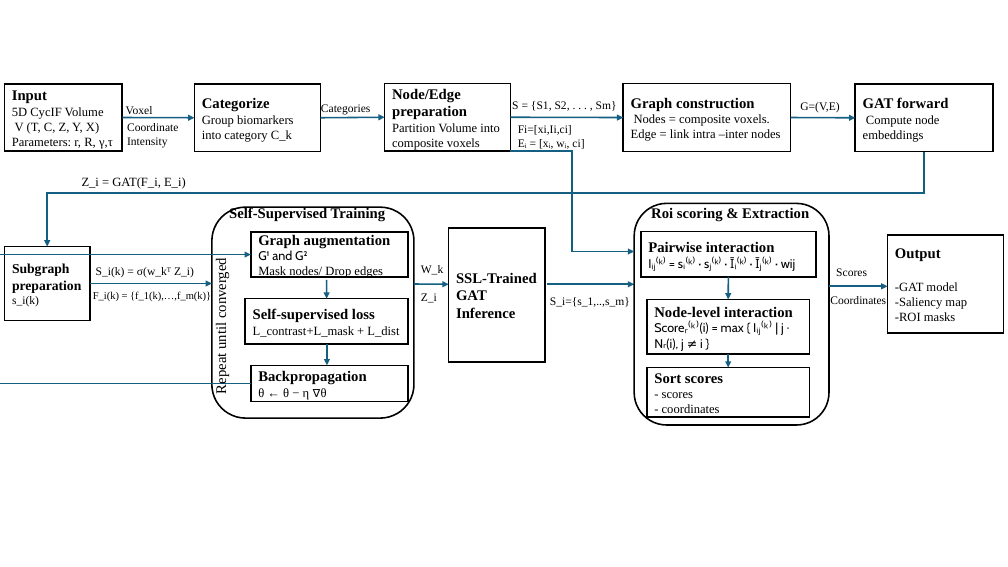
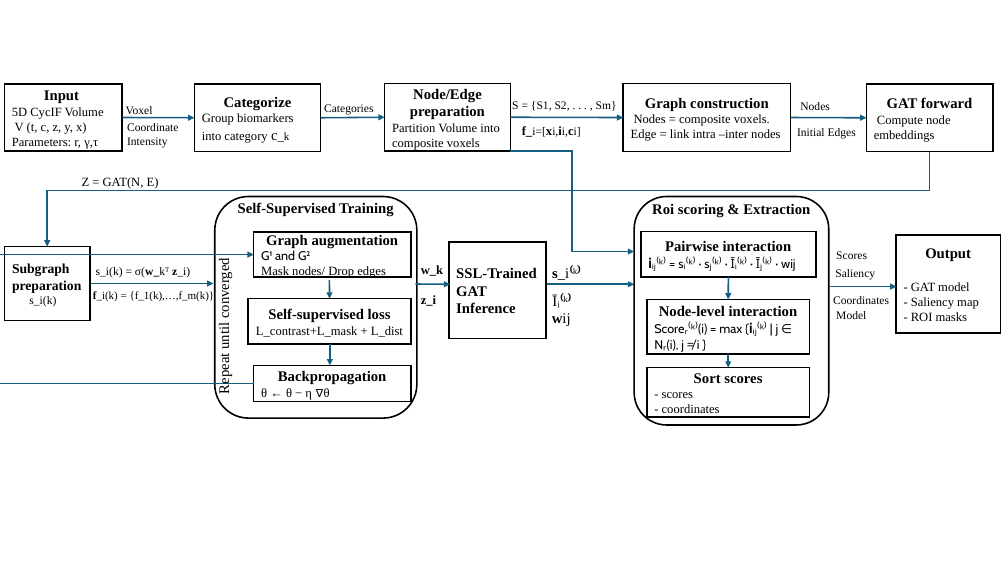
Before and after one commit to Hosseinfatho/SSGAT, a slide deck: slide 1 of flowchart.pptx. Drawn at 1008x567 pixels with LibreOffice and Linux fonts; fonts in the diff are those of the drawing. Boxes give left, top, right and bottom in pixels: in the first picture for what was removed or moved away, otherwise in the second. Text is boxed around its words. In the diff, an @@ line names an element or a change of style, - is before the commit and + after.

```diff
--- a/flowchart.pptx
+++ b/flowchart.pptx
@@ text in rectangle at box(410, 88, 485, 119): alignment left to centre @@
@@ rectangle "GAT forward": place and size @@
-rectangle "GAT forward" at box(855, 84, 993, 152)
+rectangle "GAT forward" at box(867, 84, 993, 152)
@@ text in rectangle at box(12, 107, 104, 149): text changed @@
-5D CycIF Volume V (T, C, Z, Y, X) Parameters: r, R, γ,τ
+5D CycIF Volume V (t, c, z, y, x) Parameters: r, γ,τ
@@ text in rectangle at box(44, 90, 79, 103): alignment left to centre @@
@@ text in rectangle at box(202, 113, 294, 143): text changed @@
-Group biomarkers into category C_k
+Group biomarkers into category c_k
@@ text in rectangle at box(224, 97, 292, 110): alignment left to centre @@
@@ text in rectangle at box(645, 97, 768, 111): alignment left to centre @@
@@ arrow moved from (791, 117) - (855, 118) to (791, 117) - (867, 118) @@
@@ text at box(800, 102, 830, 110): text changed @@
-G=(V,E)
+Nodes
@@ text in rectangle at box(887, 97, 972, 108): alignment left to centre @@
@@ text at box(522, 126, 546, 137): text changed @@
-Fi=[xi,Ii,ci]
-Eᵢ = [xᵢ, wᵢ, ci]
+f_i=[xi,ii,ci]
@@ text added at box(797, 128, 856, 139), 11 pt, text #000000 @@
+Initial Edges
@@ elbow arrow moved from (924, 152) - (47, 247) to (930, 152) - (47, 247) @@
@@ text at box(82, 177, 159, 189): text changed @@
-Z_i = GAT(F_i, E_i)
+Z = GAT(N, E)
@@ alignment left to centre in 3 elements at box(248, 299, 411, 344), box(634, 197, 829, 425), box(215, 197, 417, 418) @@
@@ rounded rectangle "Self-Supervised Training": place and size @@
-rounded rectangle "Self-Supervised Training" at box(212, 207, 414, 418)
+rounded rectangle "Self-Supervised Training" at box(215, 197, 417, 418)
@@ rounded rectangle "Roi scoring & Extraction": place and size @@
-rounded rectangle "Roi scoring & Extraction" at box(634, 203, 830, 425)
+rounded rectangle "Roi scoring & Extraction" at box(634, 197, 829, 425)
@@ text in rectangle at box(266, 234, 399, 248): alignment left to centre @@
@@ rectangle "Output": place and size @@
-rectangle "Output" at box(888, 235, 1003, 333)
+rectangle "Output" at box(896, 235, 1000, 333)
@@ text at box(96, 267, 190, 278): text changed @@
-S_i(k) = σ(w_kᵀ Z_i)
+s_i(k) = σ(w_kᵀ z_i)
@@ text at box(421, 265, 443, 306): text changed; size 11 to 12 pt; bold on @@
-W_k
-Z_i
+w_k
+z_i
@@ rectangle "SSL-Trained GAT Inference": place and size @@
-rectangle "SSL-Trained GAT Inference" at box(448, 228, 545, 362)
+rectangle "SSL-Trained GAT Inference" at box(449, 242, 547, 339)
@@ text at box(552, 268, 578, 280): text changed; size 11 to 14 pt @@
-S_i={s_1,..,s_m}
+s_i⁽ᵏ⁾
@@ text in rectangle at box(652, 256, 795, 271): text changed @@
-Iᵢⱼ⁽ᵏ⁾ = sᵢ⁽ᵏ⁾ · sⱼ⁽ᵏ⁾ · Īᵢ⁽ᵏ⁾ · Īⱼ⁽ᵏ⁾ · wij
+iᵢⱼ⁽ᵏ⁾ = sᵢ⁽ᵏ⁾ · sⱼ⁽ᵏ⁾ · Īᵢ⁽ᵏ⁾ · Īⱼ⁽ᵏ⁾ · wij
@@ text in rectangle at box(665, 241, 792, 251): alignment left to centre @@
@@ text "Scores": place and size @@
-text "Scores" at box(836, 268, 867, 276)
+text "Scores" at box(836, 251, 867, 259)
@@ text added at box(835, 269, 875, 280), 11 pt, text #000000 @@
+Saliency
@@ text in rectangle at box(925, 248, 971, 261): alignment left to centre @@
@@ text at box(93, 291, 215, 302): text changed; size 10 to 10.5 pt @@
-F_i(k) = {f_1(k),…,f_m(k)}
+f_i(k) = {f_1(k),…,f_m(k)}
@@ text added at box(552, 294, 568, 308), 14 pt, text #000000 @@
+Īᵢ⁽ᵏ⁾
@@ arrow moved from (830, 287) - (888, 287) to (829, 287) - (897, 287) @@
@@ text in rectangle at box(911, 282, 979, 321): spaces changed @@
--GAT model
--Saliency map
--ROI masks
+- GAT model
+- Saliency map
+- ROI masks
@@ text added at box(552, 313, 571, 326), 14 pt, text #000000 @@
+wij
@@ text in rectangle at box(659, 305, 798, 316): alignment left to centre @@
@@ text in rectangle at box(667, 321, 779, 352): text changed @@
-Scoreᵣ⁽ᵏ⁾(i) = max { Iᵢⱼ⁽ᵏ⁾ | j ∈ Nᵣ(i), j ≠ i }
+Scoreᵣ⁽ᵏ⁾(i) = max {iᵢⱼ⁽ᵏ⁾ | j ∈ Nᵣ(i), j ≠ i }
@@ text added at box(836, 311, 866, 319), 11 pt, text #000000 @@
+Model
@@ 2 arrows, 1 elbow arrow: place and size @@
-2 arrows, 1 elbow arrow at box(232, 255, 327, 383)
+2 arrows, 1 elbow arrow at box(235, 255, 330, 383)
@@ text in rectangle at box(278, 370, 386, 385): alignment left to centre @@
@@ text in rectangle at box(694, 373, 762, 383): alignment left to centre @@
```
Also in this commit, not shown: 4 other files.
